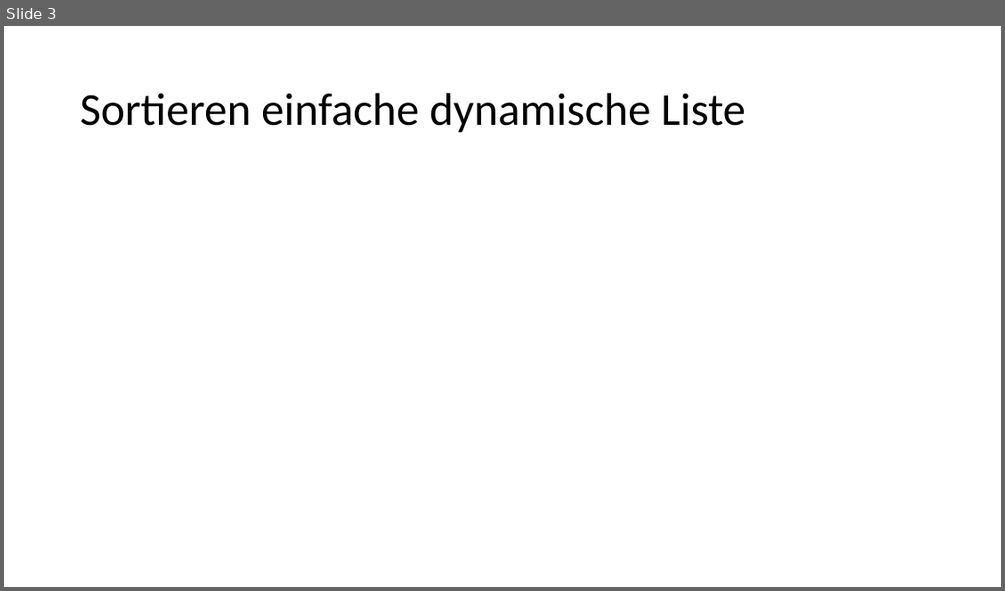
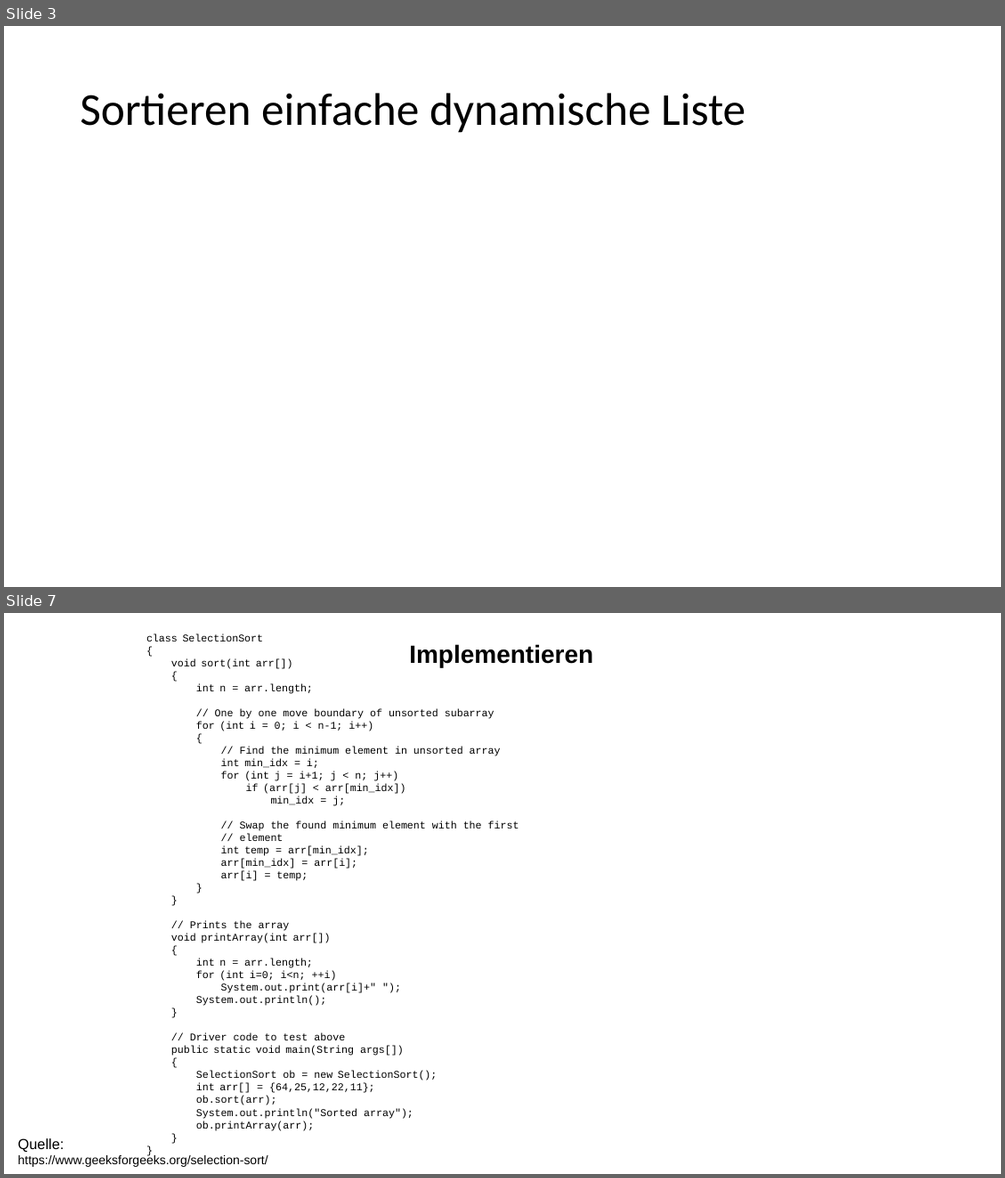
Before and after one commit to jeder49/ABI_Info, a slide deck: Q1/Algorithmik/2022 04 17 Algorithmik.pptx. Shown one above the other, each under a label of ours: slide 3 before the commit, slides 3 and 7 after it; the slides between them are not shown. The pictures are 1005x591 and 1005x1178 pixels, drawn with LibreOffice and Linux fonts; fonts in the diff are those of the drawing. Boxes give left, top, right and bottom in pixels: in the first picture for what was removed or moved away, otherwise in the second. Text is boxed around its words. In the diff, an @@ line names an element or a change of style, - is before the commit and + after.

```diff
--- a/Q1/Algorithmik/2022 04 17 Algorithmik.pptx
+++ b/Q1/Algorithmik/2022 04 17 Algorithmik.pptx
@@ slide 7 added at bbox=[4, 613, 1001, 1174], background #FFFFFF @@
@@ text added at bbox=[146, 633, 519, 1131], 10 pt, text #000000 @@
+class SelectionSort
+{
+void sort(int arr[])
+{
+int n = arr.length;
+// One by one move boundary of unsorted subarray
+for (int i = 0; i < n-1; i++)
+{
+// Find the minimum element in unsorted array
+int min_idx = i;
+for (int j = i+1; j < n; j++)
+if (arr[j] < arr[min_idx])
+min_idx = j;
+// Swap the found minimum element with the first
+// element
+int temp = arr[min_idx];
+arr[min_idx] = arr[i];
+arr[i] = temp;
+}
+}
+// Prints the array
+void printArray(int arr[])
+{
+int n = arr.length;
+for (int i=0; i<n; ++i)
+System.out.print(arr[i]+" ");
+System.out.println();
+}
+// Driver code to test above
+public static void main(String args[])
+{
+SelectionSort ob = new SelectionSort();
+int arr[] = {64,25,12,22,11};
+ob.sort(arr);
+System.out.println("Sorted array");
+ob.printArray(arr);
+}
+}
@@ text added at bbox=[409, 644, 593, 667], 24 pt, text #000000, bold @@
+Implementieren
@@ text added at bbox=[18, 1138, 268, 1167], 12 pt, text #000000 @@
+Quelle:
+https://www.geeksforgeeks.org/selection-sort/
```
Also in this commit, not shown: 5 slides changed, 3 other slides added, 4 other files.
